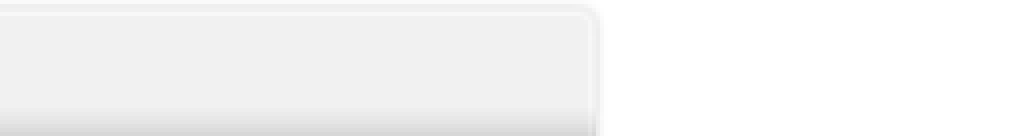
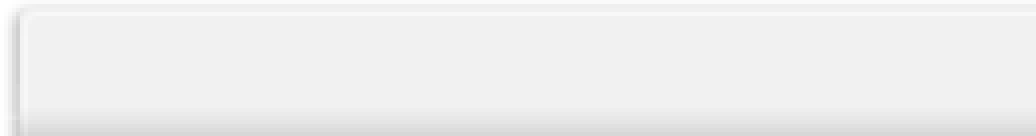
Before/after of a 1036 × 136 layered artwork. What changed in the layer stack:
showed "Layer 6" over [left=0, top=0, right=1036, bottom=136]
hid "Layer 1" over [left=0, top=0, right=608, bottom=136]
showed "Background" over [left=0, top=0, right=1036, bottom=136]
